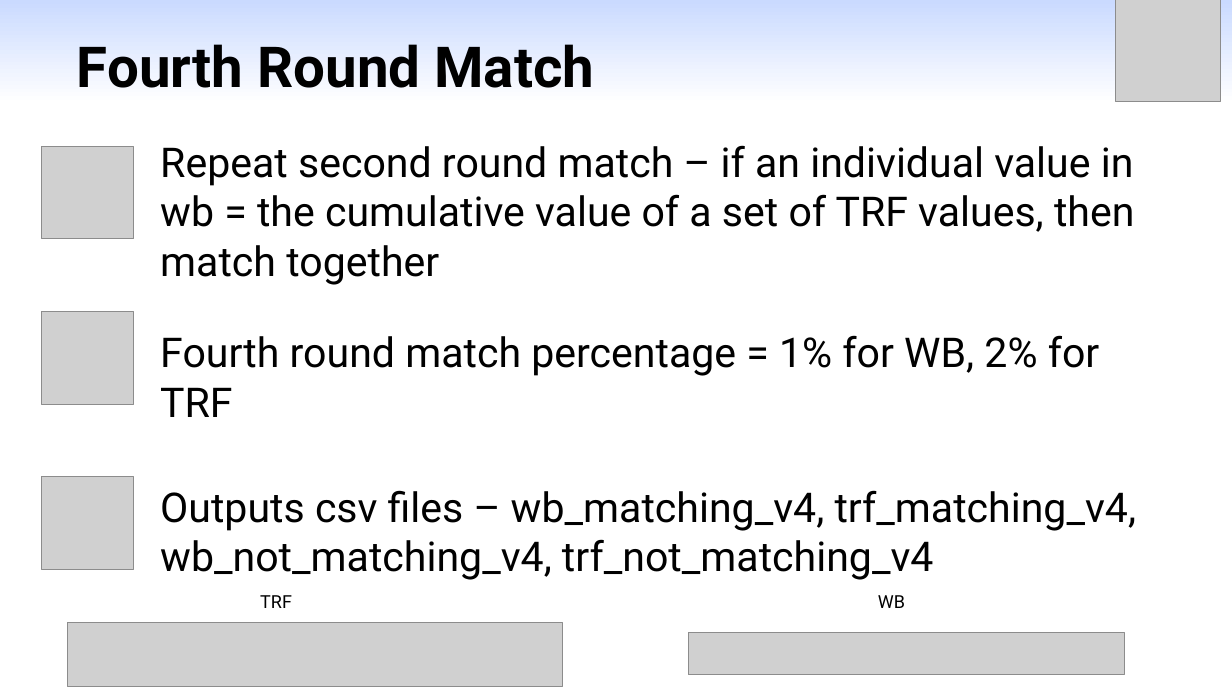
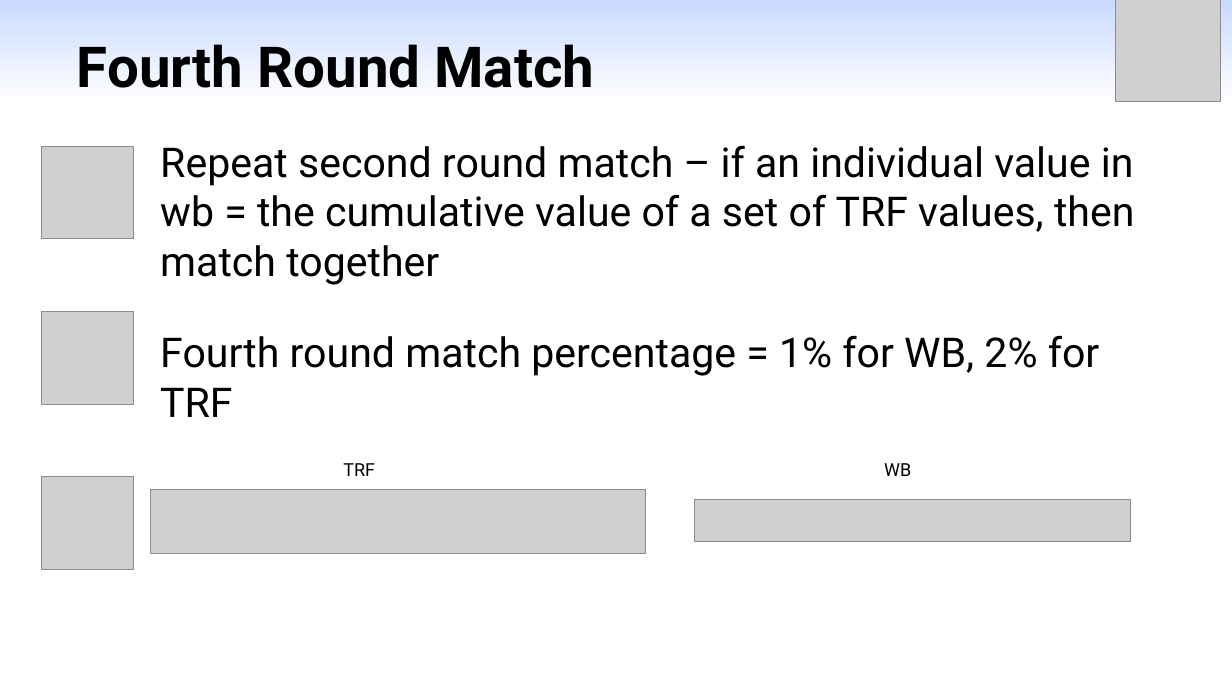
Before and after one commit to yangml103/webull_order_match, a slide deck: slide 9 of Presentation_Matching.pptx. Drawn at 1232x693 pixels with LibreOffice and Linux fonts; fonts in the diff are those of the drawing; grey boxes stand for pictures. Boxes give left, top, right and bottom in pixels: in the first picture for what was removed or moved away, otherwise in the second. Text is boxed around its words. In the diff, an @@ line names an element or a change of style, - is before the commit and + after.

```diff
--- a/Presentation_Matching.pptx
+++ b/Presentation_Matching.pptx
@@ text "TRF": place and size @@
-text "TRF" at (260, 595, 292, 608)
+text "TRF" at (343, 463, 375, 476)
@@ text "WB": place and size @@
-text "WB" at (878, 595, 905, 608)
+text "WB" at (884, 463, 911, 476)
@@ picture: place and size @@
-picture at (67, 623, 562, 688)
+picture at (151, 490, 645, 555)
@@ text removed at (160, 490, 1137, 580) @@
-Outputs csv files – wb_matching_v4, trf_matching_v4, wb_not_matching_v4, trf_not_matching_v4
@@ picture: place and size @@
-picture at (689, 633, 1125, 676)
+picture at (694, 500, 1130, 543)
```
Also in this commit, not shown: 5 other slides changed, 1 slide added, 14 other files.
